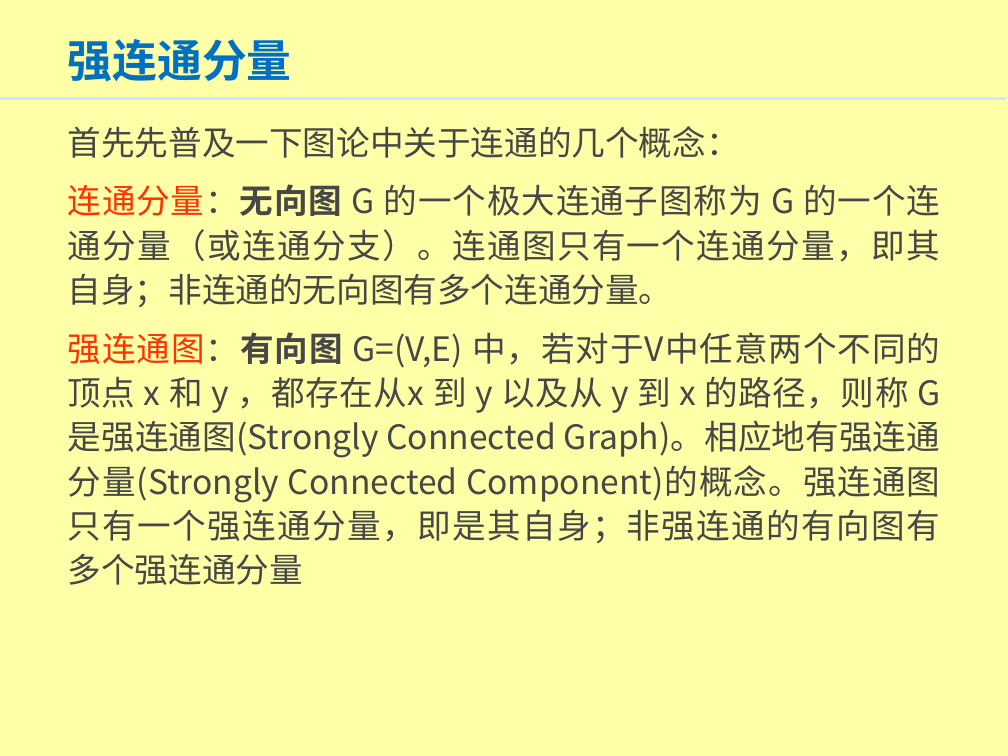
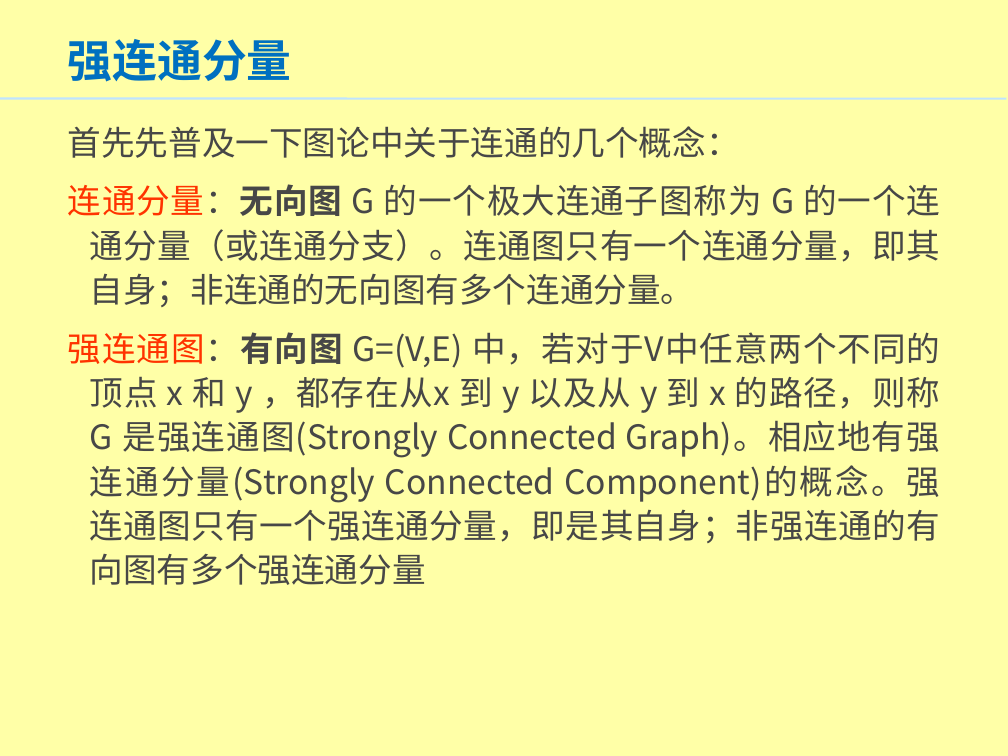
Before and after one commit to wanghaichi/ACM, a slide deck: slide 2 of 图论/图论3.ppt. Drawn at 1008x756 pixels with LibreOffice and Linux fonts; fonts in the diff are those of the drawing; background and template pictures are left out. Boxes give left, top, right and bottom in pixels: in the first picture for what was removed or moved away, otherwise in the second. Text is boxed around its words. In the diff, an @@ line names an element or a change of style, - is before the commit and + after.

Commit message:
强联通分量

```diff
--- a/图论/图论3.ppt
+++ b/图论/图论3.ppt
@@ text "首先先普及一下图论中关于连通的几个概念：" at bbox=[68, 126, 940, 585]: indent changed @@
```
Also in this commit, not shown: 4 other slides changed, 2 other files.
